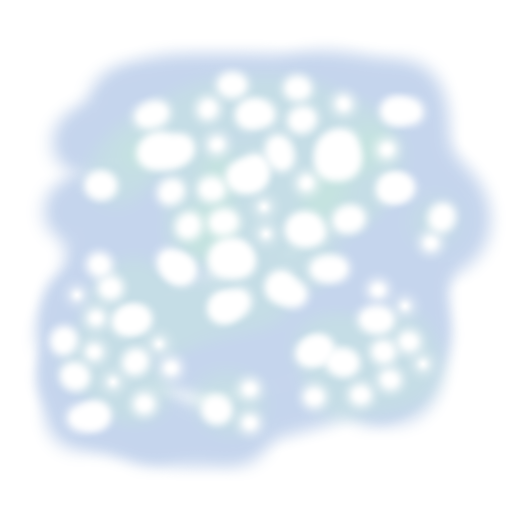
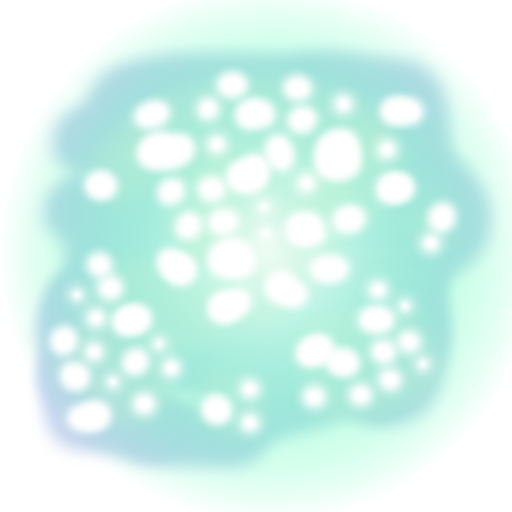
Layer changes from the first (512, 512) image to the second:
moved "Warstwa #3" above "Warstwa #1", painted on it over (x1=1, y1=0, x2=512, y2=512)
